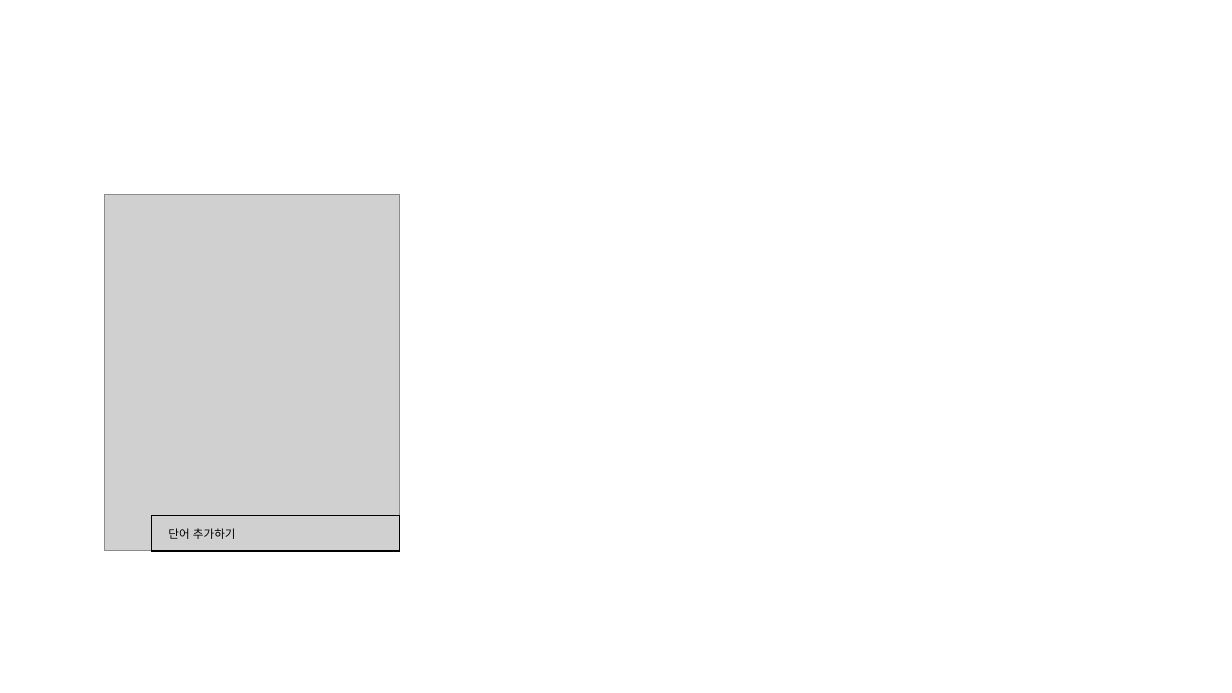
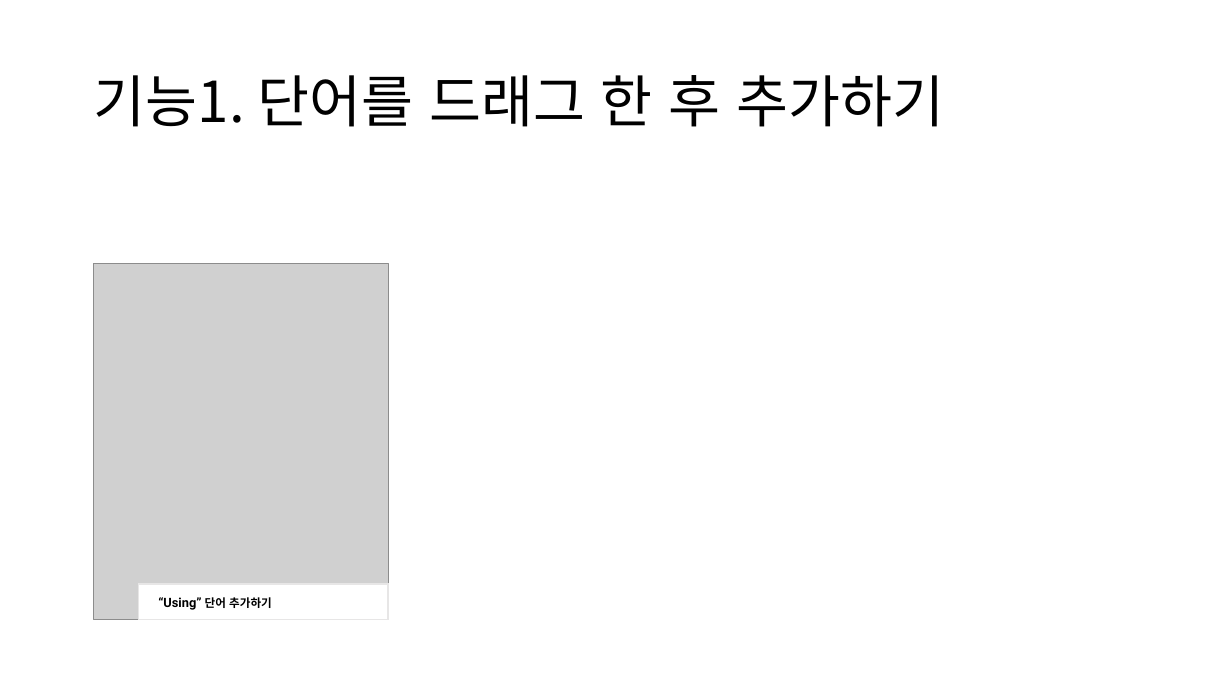
Before and after one commit to DiligentP/MasterE, a slide deck: slide 4 of MasterE Project 설계.pptx. Drawn at 1232x693 pixels with LibreOffice and Linux fonts; fonts in the diff are those of the drawing; grey boxes stand for pictures. Boxes give left, top, right and bottom in pixels: in the first picture for what was removed or moved away, otherwise in the second. Text is boxed around its words. In the diff, an @@ line names an element or a change of style, - is before the commit and + after.

```diff
--- a/MasterE Project 설계.pptx
+++ b/MasterE Project 설계.pptx
@@ title added at box(94, 75, 944, 127), 44 pt, text #000000 @@
+기능1. 단어를 드래그 한 후 추가하기
@@ picture: place and size @@
-picture at box(104, 195, 399, 551)
+picture at box(93, 263, 388, 619)
@@ rectangle "“Using” 단어 추가하기": place and size @@
-rectangle "“Using” 단어 추가하기" at box(152, 516, 399, 552)
+rectangle "“Using” 단어 추가하기" at box(139, 584, 388, 620)
@@ rectangle "“Using” 단어 추가하기" at box(139, 584, 388, 620): fill none to #FFFFFF; outline #000000 1 pt to #E7E6E6 1 pt @@
@@ text in rectangle at box(158, 597, 272, 610): text changed; size 9 to 10 pt; font Noto Sans CJK KR to Roboto; bold on @@
-단어 추가하기
+“Using” 단어 추가하기
```
Also in this commit, not shown: 3 other files.
